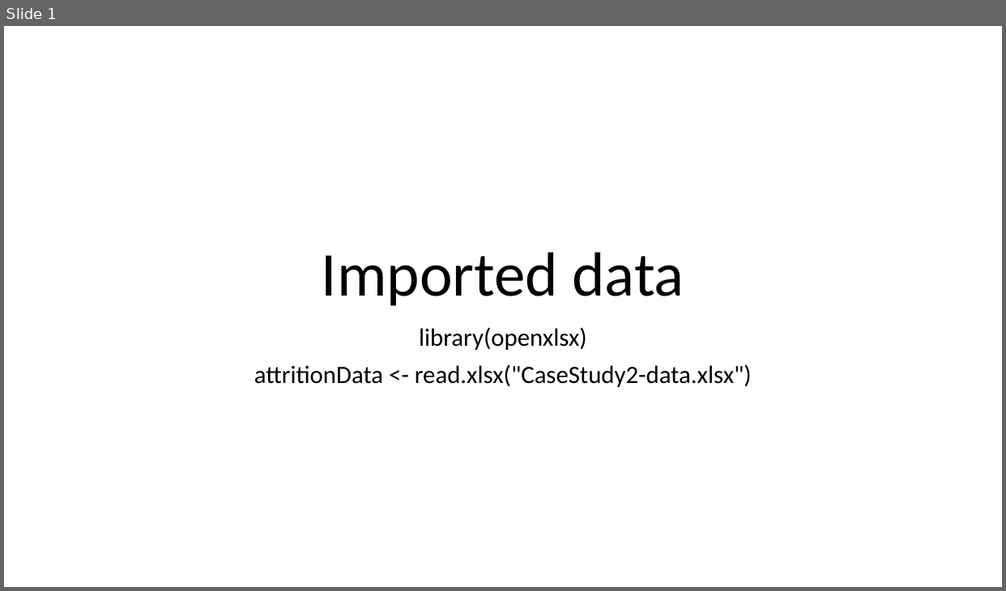
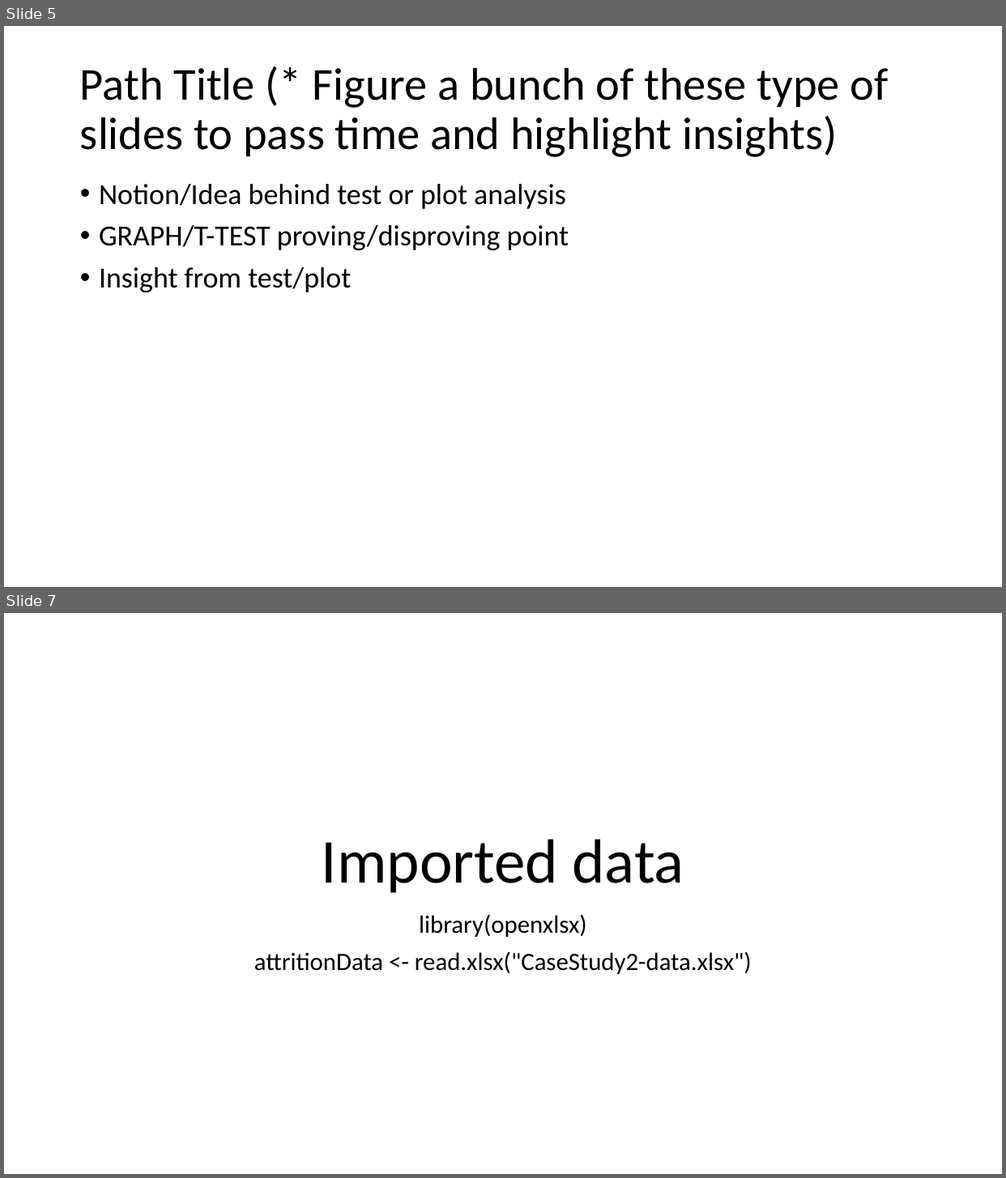
Before and after one commit to vazquezs123/DATA_SCIENCE_CS02, a slide deck: case_study_02_presentation.pptx. Shown one above the other, each under a label of ours: slide 1 before the commit, slides 5 and 7 after it; the slides between them are not shown. The pictures are 1006x591 and 1006x1178 pixels, drawn with LibreOffice and Linux fonts; fonts in the diff are those of the drawing. Boxes give left, top, right and bottom in pixels: in the first picture for what was removed or moved away, otherwise in the second. Text is boxed around its words. In the diff, an @@ line names an element or a change of style, - is before the commit and + after.

```diff
--- a/case_study_02_presentation.pptx
+++ b/case_study_02_presentation.pptx
@@ slide 5 added at (4, 26, 1002, 587), background #FFFFFF @@
@@ title added at (80, 67, 889, 157), 44 pt, text #000000 @@
+Path Title (* Figure a bunch of these type of slides to pass time and highlight insights)
@@ text added at (99, 184, 569, 292), 28 pt, text #000000 @@
+• Notion/Idea behind test or plot analysis
+• GRAPH/T-TEST proving/disproving point
+• Insight from test/plot
@@ what was slide 1 is now slide 7 @@
```
Also in this commit, not shown: 11 other slides added, 1 slide removed, 3 other files.
